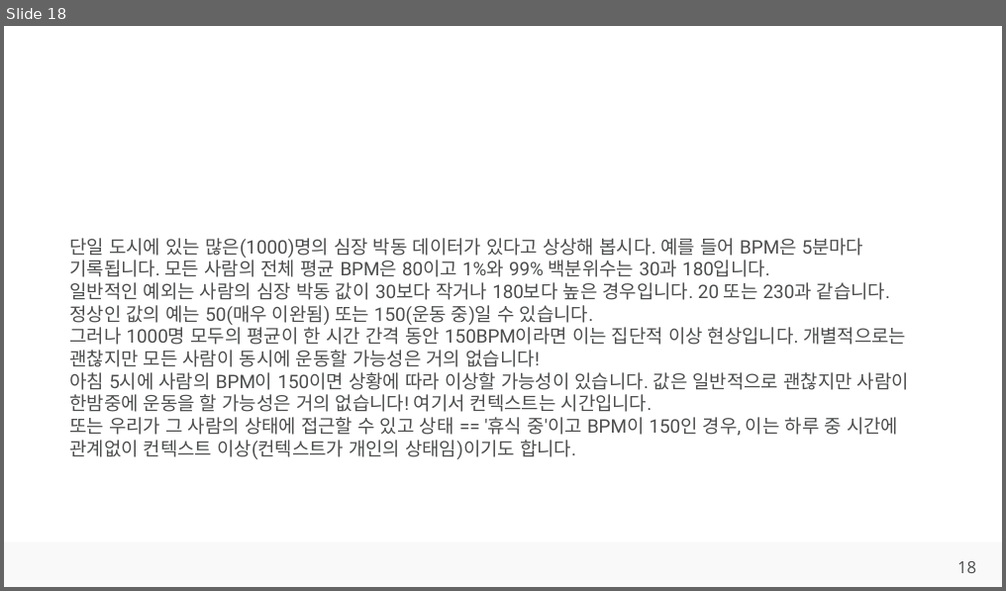
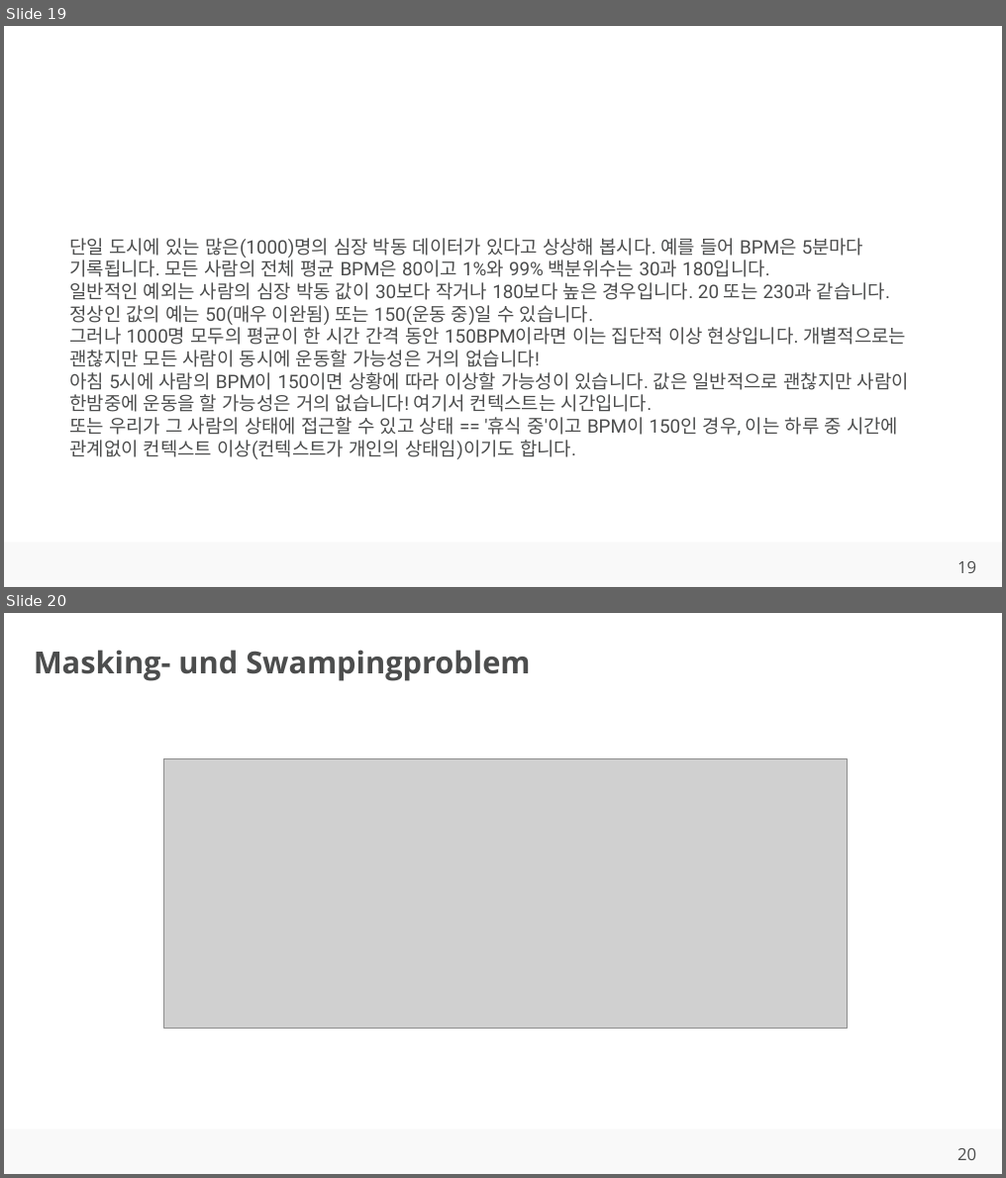
Before and after one commit to ahndavin/Abschlussarbeit_Bachelor, a slide deck: Kolloquium/Kolloquium.pptx. Shown one above the other, each under a label of ours: slide 18 before the commit, slides 19 and 20 after it. The pictures are 1006x591 and 1006x1178 pixels, drawn with LibreOffice and Linux fonts; fonts in the diff are those of the drawing; grey boxes stand for pictures; background and template pictures are left out. Boxes give left, top, right and bottom in pixels: in the first picture for what was removed or moved away, otherwise in the second. Text is boxed around its words. In the diff, an @@ line names an element or a change of style, - is before the commit and + after.

```diff
--- a/Kolloquium/Kolloquium.pptx
+++ b/Kolloquium/Kolloquium.pptx
@@ slide 20 added at (4,613,1002,1174), background #FFFFFF; not listed: 2 template elements that a slide beside it also shows @@
@@ title added at (34,650,530,681), 22 pt, text #4C4D4D, bold @@
+Masking- und Swampingproblem
@@ picture added at (163,759,846,1028) @@
@@ what was slide 18 is now slide 19 @@
@@ page number at (957,562,976,573): text changed @@
-18
+19
```
Also in this commit, not shown: 10 slides changed, 3 other slides added, 1 slide removed.
